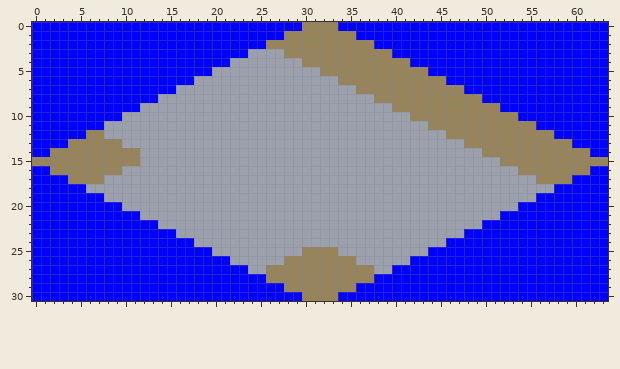
Edited in one commit: pixel-art sprite (src/sprites/1337.png). The picture above was drawn from the file before the commit.
The file is 64x31 pixels.
New version:
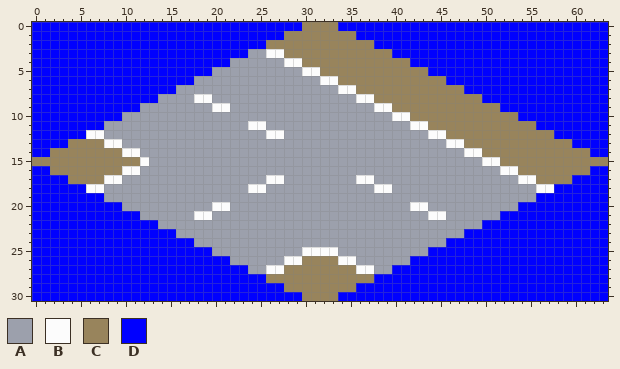
Palette (. is transparent): A #9ca0ac  B #fcfcfc  C #98845c  D #0000ff
From old to new:
@@ x 0..63 @@
  2 DDDDDDDDDDDDDDDDDDDDDDDDDDCCCCCCCCCCCCDDDDDDDDDDDDDDDDDDDDDDDDDD
- 3 DDDDDDDDDDDDDDDDDDDDDDDDAAAACCCCCCCCCCCCDDDDDDDDDDDDDDDDDDDDDDDD
- 4 DDDDDDDDDDDDDDDDDDDDDDAAAAAAAACCCCCCCCCCCCDDDDDDDDDDDDDDDDDDDDDD
- 5 DDDDDDDDDDDDDDDDDDDDAAAAAAAAAAAACCCCCCCCCCCCDDDDDDDDDDDDDDDDDDDD
- 6 DDDDDDDDDDDDDDDDDDAAAAAAAAAAAAAAAACCCCCCCCCCCCDDDDDDDDDDDDDDDDDD
- 7 DDDDDDDDDDDDDDDDAAAAAAAAAAAAAAAAAAAACCCCCCCCCCCCDDDDDDDDDDDDDDDD
- 8 DDDDDDDDDDDDDDAAAAAAAAAAAAAAAAAAAAAAAACCCCCCCCCCCCDDDDDDDDDDDDDD
- 9 DDDDDDDDDDDDAAAAAAAAAAAAAAAAAAAAAAAAAAAACCCCCCCCCCCCDDDDDDDDDDDD
-10 DDDDDDDDDDAAAAAAAAAAAAAAAAAAAAAAAAAAAAAAAACCCCCCCCCCCCDDDDDDDDDD
-11 DDDDDDDDAAAAAAAAAAAAAAAAAAAAAAAAAAAAAAAAAAAACCCCCCCCCCCCDDDDDDDD
-12 DDDDDDCCAAAAAAAAAAAAAAAAAAAAAAAAAAAAAAAAAAAAAACCCCCCCCCCCCDDDDDD
-13 DDDDCCCCCCAAAAAAAAAAAAAAAAAAAAAAAAAAAAAAAAAAAAAACCCCCCCCCCCCDDDD
-14 DDCCCCCCCCCCAAAAAAAAAAAAAAAAAAAAAAAAAAAAAAAAAAAAAACCCCCCCCCCCCDD
-15 CCCCCCCCCCCCAAAAAAAAAAAAAAAAAAAAAAAAAAAAAAAAAAAAAAAACCCCCCCCCCCC
-16 DDCCCCCCCCAAAAAAAAAAAAAAAAAAAAAAAAAAAAAAAAAAAAAAAAAAAACCCCCCCCDD
-17 DDDDCCCCAAAAAAAAAAAAAAAAAAAAAAAAAAAAAAAAAAAAAAAAAAAAAAAACCCCDDDD
-18 DDDDDDAAAAAAAAAAAAAAAAAAAAAAAAAAAAAAAAAAAAAAAAAAAAAAAAAAAADDDDDD
+ 3 DDDDDDDDDDDDDDDDDDDDDDDDAABBCCCCCCCCCCCCDDDDDDDDDDDDDDDDDDDDDDDD
+ 4 DDDDDDDDDDDDDDDDDDDDDDAAAAAABBCCCCCCCCCCCCDDDDDDDDDDDDDDDDDDDDDD
+ 5 DDDDDDDDDDDDDDDDDDDDAAAAAAAAAABBCCCCCCCCCCCCDDDDDDDDDDDDDDDDDDDD
+ 6 DDDDDDDDDDDDDDDDDDAAAAAAAAAAAAAABBCCCCCCCCCCCCDDDDDDDDDDDDDDDDDD
+ 7 DDDDDDDDDDDDDDDDAAAAAAAAAAAAAAAAAABBCCCCCCCCCCCCDDDDDDDDDDDDDDDD
+ 8 DDDDDDDDDDDDDDAAAABBAAAAAAAAAAAAAAAABBCCCCCCCCCCCCDDDDDDDDDDDDDD
+ 9 DDDDDDDDDDDDAAAAAAAABBAAAAAAAAAAAAAAAABBCCCCCCCCCCCCDDDDDDDDDDDD
+10 DDDDDDDDDDAAAAAAAAAAAAAAAAAAAAAAAAAAAAAABBCCCCCCCCCCCCDDDDDDDDDD
+11 DDDDDDDDAAAAAAAAAAAAAAAABBAAAAAAAAAAAAAAAABBCCCCCCCCCCCCDDDDDDDD
+12 DDDDDDBBAAAAAAAAAAAAAAAAAABBAAAAAAAAAAAAAAAABBCCCCCCCCCCCCDDDDDD
+13 DDDDCCCCBBAAAAAAAAAAAAAAAAAAAAAAAAAAAAAAAAAAAABBCCCCCCCCCCCCDDDD
+14 DDCCCCCCCCBBAAAAAAAAAAAAAAAAAAAAAAAAAAAAAAAAAAAABBCCCCCCCCCCCCDD
+15 CCCCCCCCCCCCBAAAAAAAAAAAAAAAAAAAAAAAAAAAAAAAAAAAAABBCCCCCCCCCCCC
+16 DDCCCCCCCCBBAAAAAAAAAAAAAAAAAAAAAAAAAAAAAAAAAAAAAAAABBCCCCCCCCDD
+17 DDDDCCCCBBAAAAAAAAAAAAAAAABBAAAAAAAABBAAAAAAAAAAAAAAAABBCCCCDDDD
+18 DDDDDDBBAAAAAAAAAAAAAAAABBAAAAAAAAAAAABBAAAAAAAAAAAAAAAABBDDDDDD
 19 DDDDDDDDAAAAAAAAAAAAAAAAAAAAAAAAAAAAAAAAAAAAAAAAAAAAAAAADDDDDDDD
-20 DDDDDDDDDDAAAAAAAAAAAAAAAAAAAAAAAAAAAAAAAAAAAAAAAAAAAADDDDDDDDDD
-21 DDDDDDDDDDDDAAAAAAAAAAAAAAAAAAAAAAAAAAAAAAAAAAAAAAAADDDDDDDDDDDD
+20 DDDDDDDDDDAAAAAAAAAABBAAAAAAAAAAAAAAAAAAAABBAAAAAAAAAADDDDDDDDDD
+21 DDDDDDDDDDDDAAAAAABBAAAAAAAAAAAAAAAAAAAAAAAABBAAAAAADDDDDDDDDDDD
 22 DDDDDDDDDDDDDDAAAAAAAAAAAAAAAAAAAAAAAAAAAAAAAAAAAADDDDDDDDDDDDDD
@@ x 24..39 @@
 24 AAAAAAAAAAAAAAAA
-25 AAAAAACCCCAAAAAA
-26 AAAACCCCCCCCAAAA
-27 AACCCCCCCCCCCCAA
+25 AAAAAABBBBAAAAAA
+26 AAAABBCCCCBBAAAA
+27 AABBCCCCCCCCBBAA
 28 DDCCCCCCCCCCCCDD
Where, in picture pixels (left, top, right, bottom), the same in both pictures:
changed: (194, 49, 554, 220)
changed: (86, 130, 149, 193)
changed: (266, 247, 374, 274)
